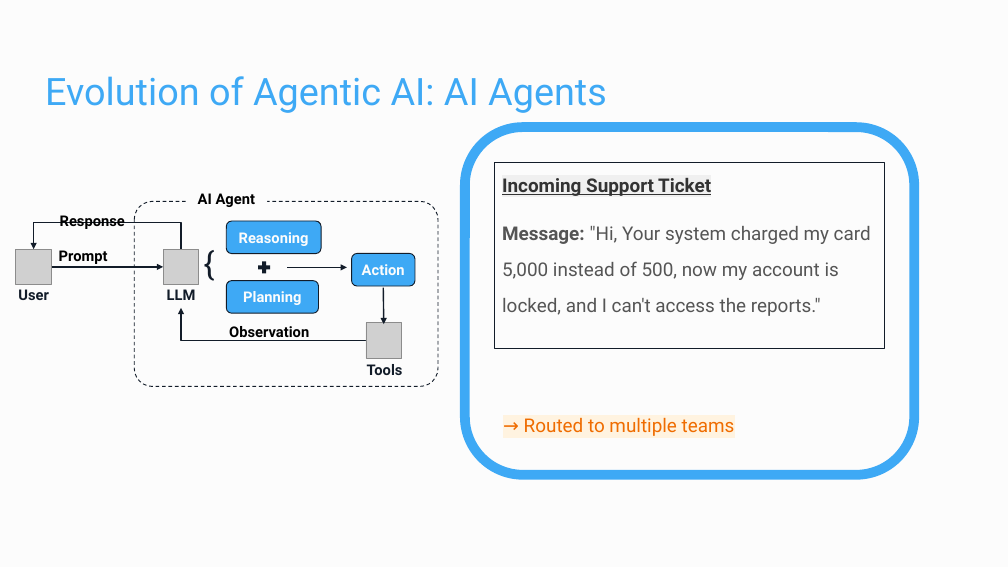
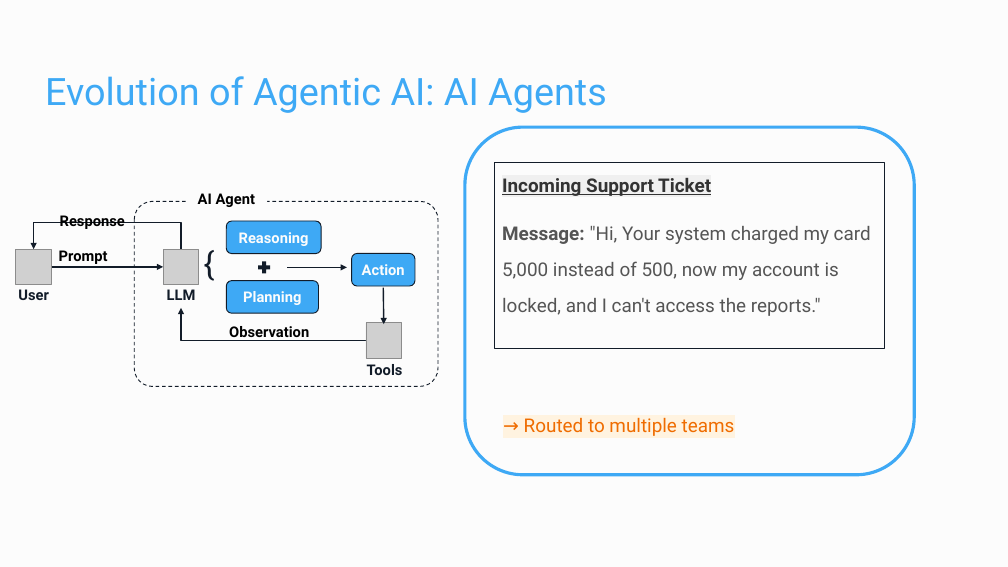
Before and after one commit to Dzvezdana/pydata_workshop_september2025, a slide deck: slide 8 of workshop/dapr_pydata_2025.pptx. Drawn at 1008x567 pixels with LibreOffice and Linux fonts; fonts in the diff are those of the drawing; grey boxes stand for pictures. Boxes give left, top, right and bottom in pixels: in the first picture for what was removed or moved away, otherwise in the second. Text is boxed around its words. In the diff, an @@ line names an element or a change of style, - is before the commit and + after.

```diff
--- a/workshop/dapr_pydata_2025.pptx
+++ b/workshop/dapr_pydata_2025.pptx
@@ rounded rectangle at [465,127,914,475]: outline #3EA9F5 9.3 pt to #3EA9F5 3 pt @@
```
Also in this commit, not shown: 6 other slides changed, 1 slide added, 5 other files.
